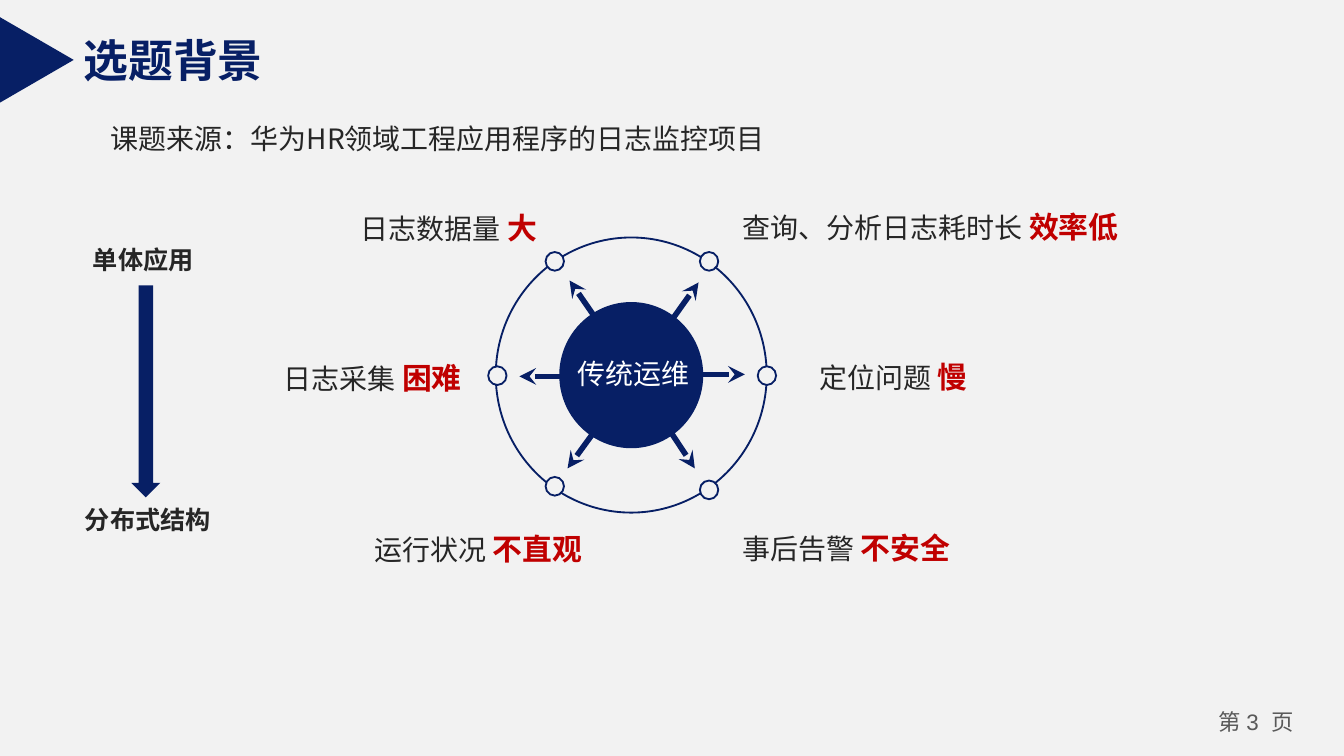
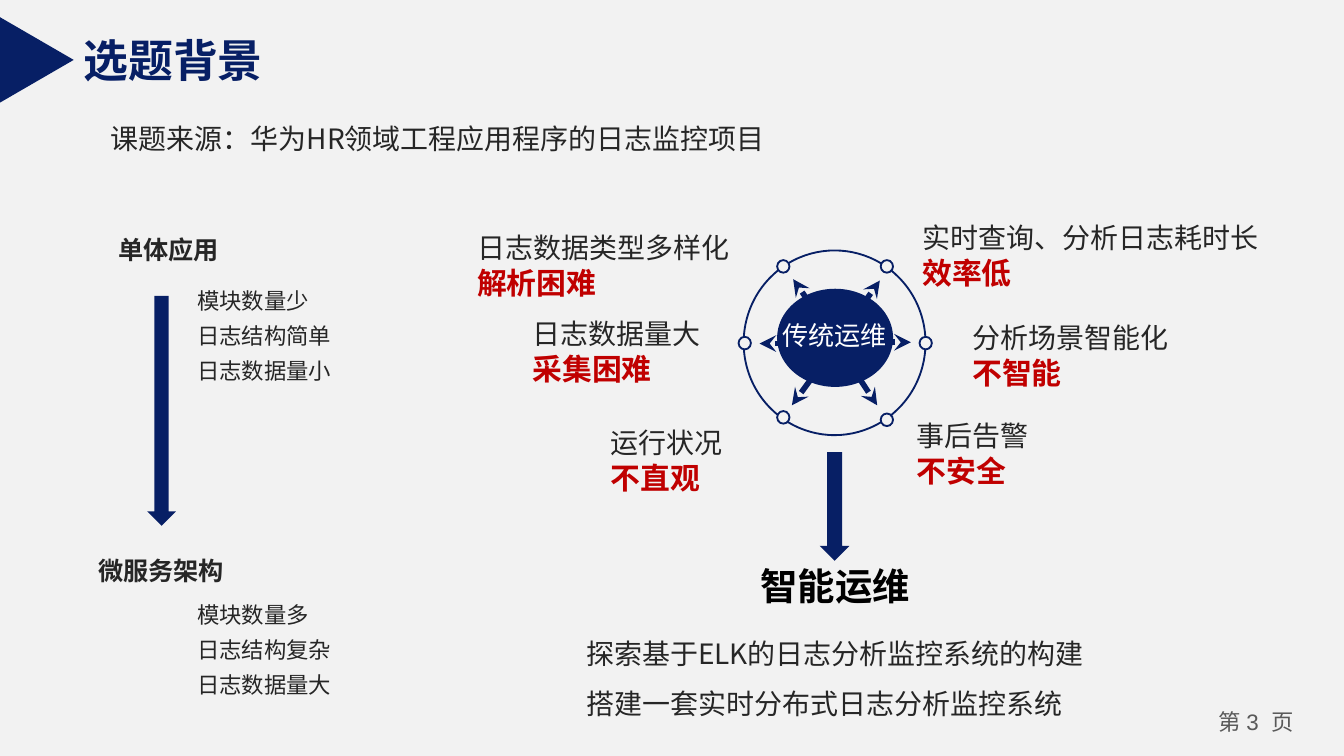
Before and after one commit to SmileWR/2019-, a slide deck: slide 3 of 开题答辩1118.pptx. Drawn at 1344x756 pixels with LibreOffice and Linux fonts; fonts in the diff are those of the drawing. Boxes give left, top, right and bottom in pixels: in the first picture for what was removed or moved away, otherwise in the second. Text is boxed around its words. In the diff, an @@ line names an element or a change of style, - is before the commit and + after.

```diff
--- a/开题答辩1118.pptx
+++ b/开题答辩1118.pptx
@@ text "单体应用": place and size @@
-text "单体应用" at [93, 247, 193, 272]
+text "单体应用" at [119, 237, 219, 262]
@@ text at [477, 234, 729, 297]: text changed @@
-日志数据量 大
+日志数据类型多样化
+解析困难
@@ text at [922, 224, 1258, 287]: text changed @@
-查询、分析日志耗时长 效率低
+实时查询、分析日志耗时长
+效率低
@@ ellipse: place and size @@
-ellipse at [496, 238, 767, 513]
+ellipse at [743, 250, 925, 434]
@@ ellipse: place and size @@
-ellipse at [546, 253, 564, 271]
+ellipse at [777, 261, 789, 273]
@@ ellipse: place and size @@
-ellipse at [700, 253, 719, 271]
+ellipse at [880, 261, 892, 273]
@@ down arrow: place and size @@
-down arrow at [132, 285, 161, 497]
+down arrow at [146, 296, 175, 526]
@@ text added at [197, 290, 331, 381], 12 pt, text #262626 @@
+模块数量少
+日志结构简单
+日志数据量小
@@ ellipse: place and size @@
-ellipse at [559, 302, 703, 449]
+ellipse at [777, 289, 892, 387]
@@ freeform shape: place and size @@
-freeform shape at [570, 281, 633, 372]
+freeform shape at [793, 280, 836, 341]
@@ freeform shape: place and size @@
-freeform shape at [633, 282, 699, 374]
+freeform shape at [836, 281, 880, 343]
@@ text at [533, 320, 701, 383]: text changed @@
-日志采集 困难
+日志数据量大
+采集困难
@@ text "传统运维": place and size @@
-text "传统运维" at [577, 360, 689, 387]
+text "传统运维" at [782, 323, 887, 347]
@@ text "传统运维" at [782, 323, 887, 347]: size 15 to 14 pt @@
@@ text at [972, 324, 1168, 351]: text changed @@
-定位问题 慢
+分析场景智能化
+不智能
@@ ellipse: place and size @@
-ellipse at [488, 367, 507, 386]
+ellipse at [739, 337, 751, 349]
@@ freeform shape: place and size @@
-freeform shape at [520, 376, 632, 376]
+freeform shape at [759, 344, 835, 344]
@@ freeform shape: place and size @@
-freeform shape at [567, 379, 633, 469]
+freeform shape at [792, 345, 836, 406]
@@ freeform shape: place and size @@
-freeform shape at [632, 375, 746, 375]
+freeform shape at [835, 343, 911, 343]
@@ freeform shape: place and size @@
-freeform shape at [636, 379, 695, 469]
+freeform shape at [837, 345, 878, 406]
@@ ellipse: place and size @@
-ellipse at [758, 367, 777, 386]
+ellipse at [919, 337, 931, 349]
@@ ellipse: place and size @@
-ellipse at [546, 477, 564, 496]
+ellipse at [777, 411, 789, 423]
@@ ellipse: place and size @@
-ellipse at [700, 481, 719, 500]
+ellipse at [880, 414, 892, 426]
@@ text at [611, 429, 723, 456]: text changed @@
-运行状况 不直观
+运行状况
+不直观
@@ text at [917, 422, 1029, 449]: text changed @@
-事后告警 不安全
+事后告警
+不安全
@@ down arrow added at [820, 452, 849, 560], fill #071F65 @@
@@ text at [99, 558, 224, 583]: text changed @@
-分布式结构
+微服务架构
@@ text added at [761, 568, 911, 604], 20 pt, text #000000, bold @@
+智能运维
@@ text added at [197, 604, 331, 695], 12 pt, text #262626 @@
+模块数量多
+日志结构复杂
+日志数据量大
@@ text added at [586, 640, 1084, 717], 15 pt, text #262626 @@
+探索基于ELK的日志分析监控系统的构建
+搭建一套实时分布式日志分析监控系统
```
Also in this commit, not shown: 5 other slides changed.
